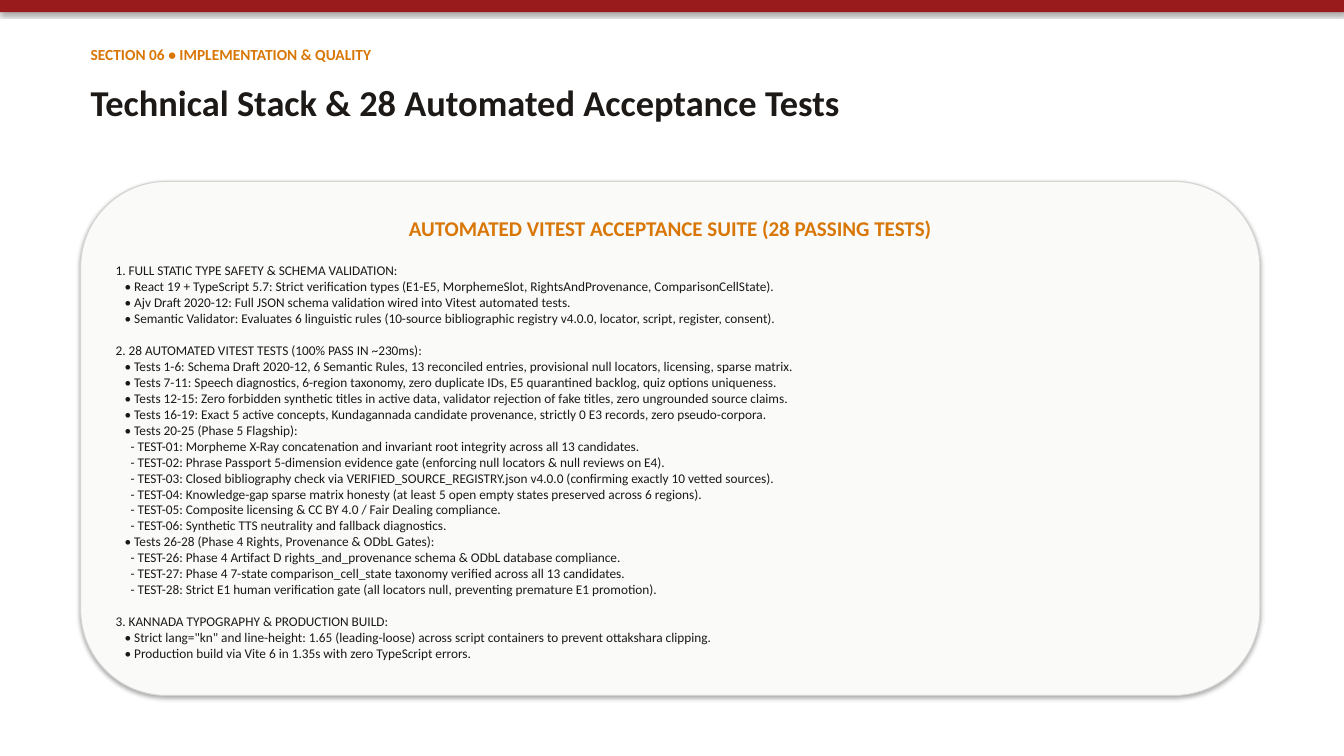
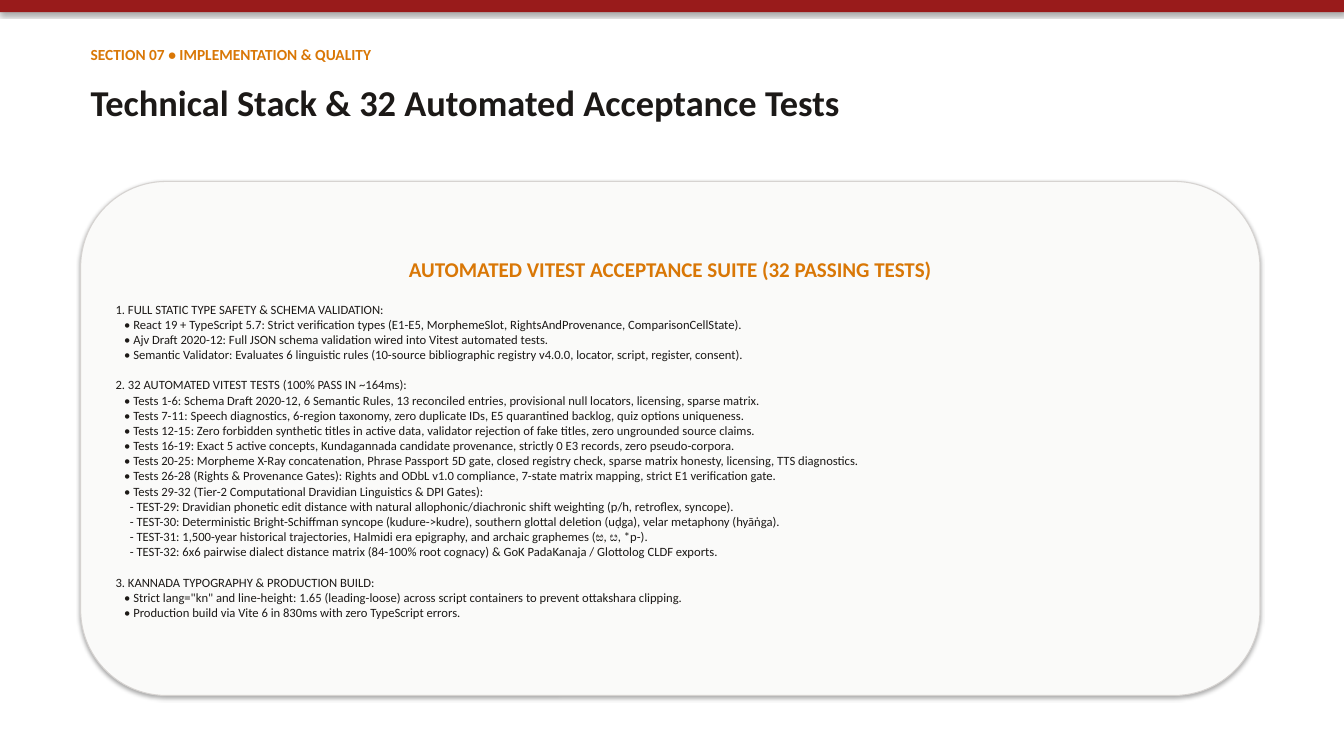
Before and after one commit to anandaram240-wq/yatrika-ai, a slide deck: slide 8 of Namma_Kannada_Regional_Explorer_Presentation.pptx (slide 7 before the commit). Drawn at 1344x756 pixels with LibreOffice and Linux fonts; fonts in the diff are those of the drawing. Boxes give left, top, right and bottom in pixels: in the first picture for what was removed or moved away, otherwise in the second. Text is boxed around its words. In the diff, an @@ line names an element or a change of style, - is before the commit and + after.

Commit message:
feat(tier-2): implement Advancements 5-8 (FST phonology, 1500-yr diachrony, Nerbonne dialectometry, and GoK PadaKanaja/CLDF DPI exports, 32 Vitest tests)

```diff
--- a/Namma_Kannada_Regional_Explorer_Presentation.pptx
+++ b/Namma_Kannada_Regional_Explorer_Presentation.pptx
@@ text at (91, 50, 371, 62): text changed @@
-SECTION 06 • IMPLEMENTATION & QUALITY
+SECTION 07 • IMPLEMENTATION & QUALITY
@@ text at (91, 90, 839, 122): text changed @@
-Technical Stack & 28 Automated Acceptance Tests
+Technical Stack & 32 Automated Acceptance Tests
@@ text in rounded rectangle at (116, 261, 931, 619): text changed; size 9.5 to 9 pt @@
-AUTOMATED VITEST ACCEPTANCE SUITE (28 PASSING TESTS)
-1. FULL STATIC TYPE SAFETY & SCHEMA VALIDATION:
-• React 19 + TypeScript 5.7: Strict verification types (E1-E5, MorphemeSlot, RightsAndProvenance, ComparisonCellState).
-• Ajv Draft 2020-12: Full JSON schema validation wired into Vitest automated tests.
-• Semantic Validator: Evaluates 6 linguistic rules (10-source bibliographic registry v4.0.0, locator, script, register, consent).
-2. 28 AUTOMATED VITEST TESTS (100% PASS IN ~230ms):
-• Tests 1-6: Schema Draft 2020-12, 6 Semantic Rules, 13 reconciled entries, provisional null locators, licensing, sparse matrix.
-• Tests 7-11: Speech diagnostics, 6-region taxonomy, zero duplicate IDs, E5 quarantined backlog, quiz options uniqueness.
-• Tests 12-15: Zero forbidden synthetic titles in active data, validator rejection of fake titles, zero ungrounded source claims.
-• Tests 16-19: Exact 5 active concepts, Kundagannada candidate provenance, strictly 0 E3 records, zero pseudo-corpora.
-• Tests 20-25 (Phase 5 Flagship):
-- TEST-01: Morpheme X-Ray concatenation and invariant root integrity across all 13 candidates.
-- TEST-02: Phrase Passport 5-dimension evidence gate (enforcing null locators & null reviews on E4).
-- TEST-03: Closed bibliography check via VERIFIED_SOURCE_REGISTRY.json v4.0.0 (confirming exactly 10 vetted sources).
-- TEST-04: Knowledge-gap sparse matrix honesty (at least 5 open empty states preserved across 6 regions).
-- TEST-05: Composite licensing & CC BY 4.0 / Fair Dealing compliance.
-- TEST-06: Synthetic TTS neutrality and fallback diagnostics.
-• Tests 26-28 (Phase 4 Rights, Provenance & ODbL Gates):
-- TEST-26: Phase 4 Artifact D rights_and_provenance schema & ODbL database compliance.
-- TEST-27: Phase 4 7-state comparison_cell_state taxonomy verified across all 13 candidates.
-- TEST-28: Strict E1 human verification gate (all locators null, preventing premature E1 promotion).
-3. KANNADA TYPOGRAPHY & PRODUCTION BUILD:
-• Strict lang="kn" and line-height: 1.65 (leading-loose) across script containers to prevent ottakshara clipping.
-• Production build via Vite 6 in 1.35s with zero TypeScript errors.
+AUTOMATED VITEST ACCEPTANCE SUITE (32 PASSING TESTS)
+1. FULL STATIC TYPE SAFETY & SCHEMA VALIDATION:
+• React 19 + TypeScript 5.7: Strict verification types (E1-E5, MorphemeSlot, RightsAndProvenance, ComparisonCellState).
+• Ajv Draft 2020-12: Full JSON schema validation wired into Vitest automated tests.
+• Semantic Validator: Evaluates 6 linguistic rules (10-source bibliographic registry v4.0.0, locator, script, register, consent).
+2. 32 AUTOMATED VITEST TESTS (100% PASS IN ~164ms):
+• Tests 1-6: Schema Draft 2020-12, 6 Semantic Rules, 13 reconciled entries, provisional null locators, licensing, sparse matrix.
+• Tests 7-11: Speech diagnostics, 6-region taxonomy, zero duplicate IDs, E5 quarantined backlog, quiz options uniqueness.
+• Tests 12-15: Zero forbidden synthetic titles in active data, validator rejection of fake titles, zero ungrounded source claims.
+• Tests 16-19: Exact 5 active concepts, Kundagannada candidate provenance, strictly 0 E3 records, zero pseudo-corpora.
+• Tests 20-25: Morpheme X-Ray concatenation, Phrase Passport 5D gate, closed registry check, sparse matrix honesty, licensing, TTS diagnostics.
+• Tests 26-28 (Rights & Provenance Gates): Rights and ODbL v1.0 compliance, 7-state matrix mapping, strict E1 verification gate.
+• Tests 29-32 (Tier-2 Computational Dravidian Linguistics & DPI Gates):
+- TEST-29: Dravidian phonetic edit distance with natural allophonic/diachronic shift weighting (p/h, retroflex, syncope).
+- TEST-30: Deterministic Bright-Schiffman syncope (kudure->kudre), southern glottal deletion (uḍga), velar metaphony (hyāṅga).
+- TEST-31: 1,500-year historical trajectories, Halmidi era epigraphy, and archaic graphemes (ಱ, ೞ, *p-).
+- TEST-32: 6x6 pairwise dialect distance matrix (84-100% root cognacy) & GoK PadaKanaja / Glottolog CLDF exports.
+3. KANNADA TYPOGRAPHY & PRODUCTION BUILD:
+• Strict lang="kn" and line-height: 1.65 (leading-loose) across script containers to prevent ottakshara clipping.
+• Production build via Vite 6 in 830ms with zero TypeScript errors.
```
Also in this commit, not shown: 2 other slides changed, 1 slide added, 10 other files.
